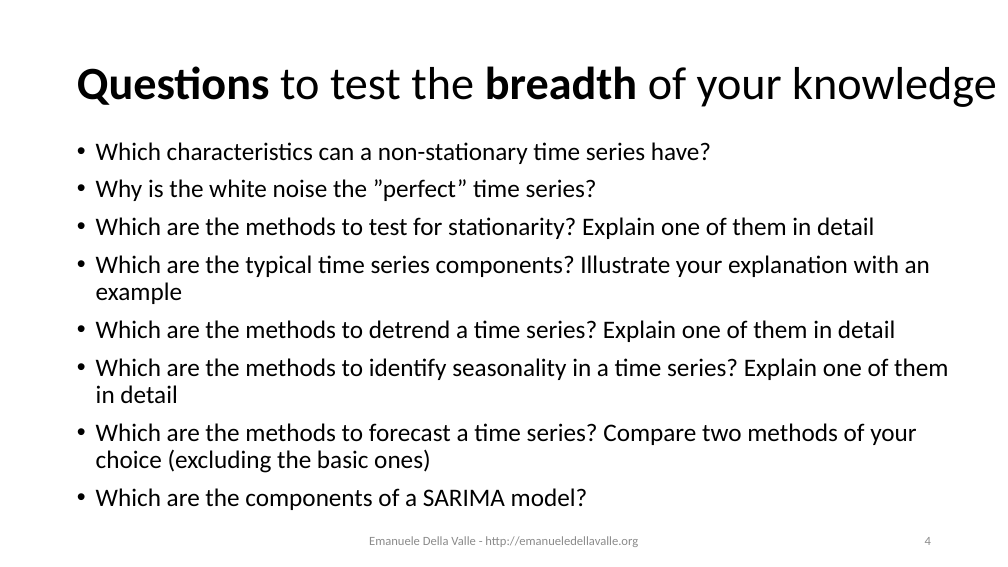
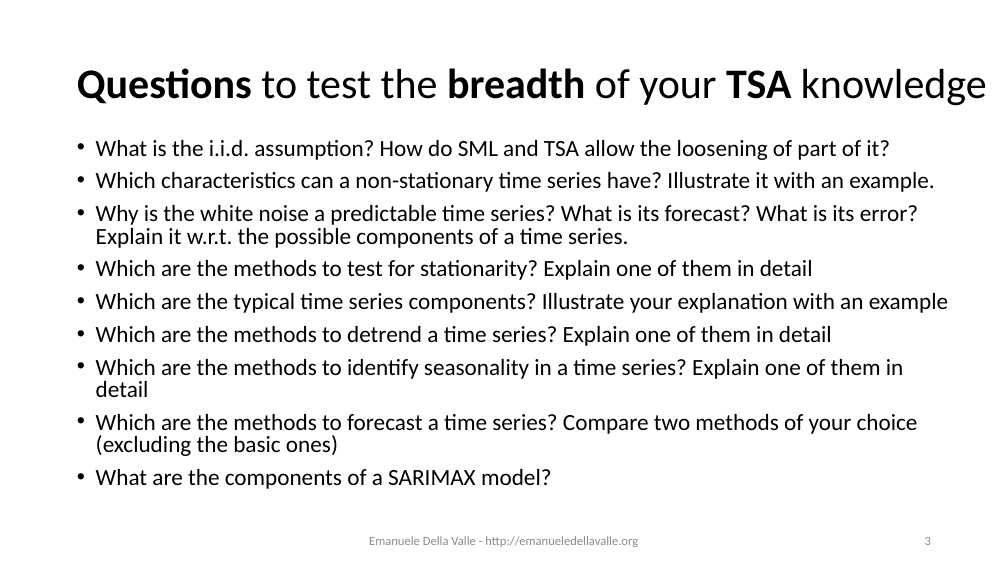
Before and after one commit to emanueledellavalle/streaming-data-analytics, a slide deck: slide 3 of lectures/14_SDS_exam-preview/14_Streaming-Data-Science_exam-preview.pptx (slide 4 before the commit). Drawn at 1008x567 pixels with LibreOffice and Linux fonts; fonts in the diff are those of the drawing. Boxes give left, top, right and bottom in pixels: in the first picture for what was removed or moved away, otherwise in the second. Text is boxed around its words. In the diff, an @@ line names an element or a change of style, - is before the commit and + after.

Commit message:
preparing the exam preview for the SDS part

```diff
--- a/lectures/14_SDS_exam-preview/14_Streaming-Data-Science_exam-preview.pptx
+++ b/lectures/14_SDS_exam-preview/14_Streaming-Data-Science_exam-preview.pptx
@@ title at (x1=77, y1=68, x2=987, y2=106): text changed; size 44 to 40 pt @@
-Questions to test the breadth of your knowledge
+Questions to test the breadth of your TSA knowledge
@@ text at (x1=96, y1=140, x2=934, y2=248): text changed; size 24.1 to 22.1 pt @@
-• Which characteristics can a non-stationary time series have?
-• Why is the white noise the ”perfect” time series?
+• What is the i.i.d. assumption? How do SML and TSA allow the loosening of part of it?
+• Which characteristics can a non-stationary time series have? Illustrate it with an example.
+• Why is the white noise a predictable time series? What is its forecast? What is its error? Explain it w.r.t. the possible components of a time series.
@@ text at (x1=96, y1=260, x2=948, y2=456): size 24.1 to 22.1 pt in "Which are the methods to test for ...", "Which are the typical time series components? ...", "Which are the methods to detrend a ...", "Which are the methods to identify seasonality ..." and 1 more places; line spacing 0.9 to 0.8 @@
@@ text at (x1=96, y1=469, x2=552, y2=489): text changed; size 24.1 to 22.1 pt @@
-• Which are the components of a SARIMA model?
+• What are the components of a SARIMAX model?
@@ page number at (x1=925, y1=537, x2=931, y2=545): text changed @@
-4
+3
```
Also in this commit, not shown: 10 other slides changed, 2 slides added.
